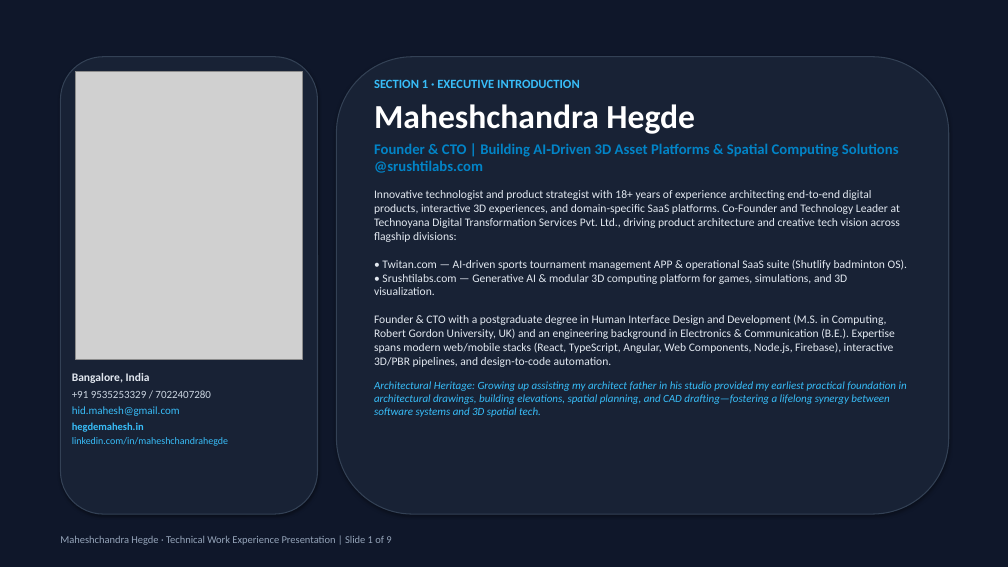
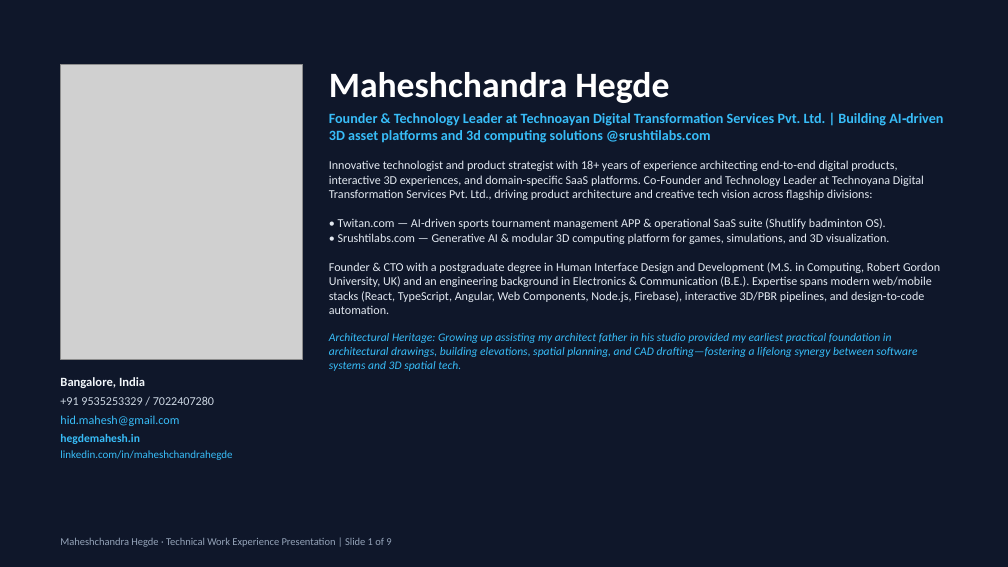
Before and after one commit to hegdemahesh/hegdemahesh.github.io, a slide deck: slide 1 of obayashi_it_presentation/Obayashi_Senior_Manager_IT_Presentation_Maheshchandra_Hegde.pptx. Drawn at 1008x567 pixels with LibreOffice and Linux fonts; fonts in the diff are those of the drawing; grey boxes stand for pictures. Boxes give left, top, right and bottom in pixels: in the first picture for what was removed or moved away, otherwise in the second. Text is boxed around its words. In the diff, an @@ line names an element or a change of style, - is before the commit and + after.

```diff
--- a/obayashi_it_presentation/Obayashi_Senior_Manager_IT_Presentation_Maheshchandra_Hegde.pptx
+++ b/obayashi_it_presentation/Obayashi_Senior_Manager_IT_Presentation_Maheshchandra_Hegde.pptx
@@ rounded rectangle removed at [60,57,318,514] @@
@@ rounded rectangle removed at [337,57,949,514] @@
@@ picture: place and size @@
-picture at [76,72,302,359]
+picture at [60,64,302,359]
@@ text at [329,72,940,371]: size 32 to 34 pt in "Maheshchandra Hegde"; size 11 to 11.5 pt in "Innovative technologist and product strategist with 18+ ..."; size 10.5 to 11 pt in "Architectural Heritage: Growing up assisting my architect ..."; more space between paragraphs @@
@@ text "Maheshchandra Hegde": place and size @@
-text "Maheshchandra Hegde" at [374,79,907,417]
+text "Maheshchandra Hegde" at [329,72,943,371]
@@ text at [374,79,580,88]: paragraph removed @@
-SECTION 1 · EXECUTIVE INTRODUCTION
@@ text at [329,113,943,143]: text changed; size 14 to 13.5 pt; text colour #0284C7 to #38BDF8 @@
-Founder & CTO | Building AI‑Driven 3D Asset Platforms & Spatial Computing Solutions @srushtilabs.com
+Founder & Technology Leader at Technoayan Digital Transformation Services Pvt. Ltd. | Building AI‑driven 3D asset platforms and 3d computing solutions @srushtilabs.com
@@ text "Bangalore, India": place and size @@
-text "Bangalore, India" at [72,373,228,446]
+text "Bangalore, India" at [60,377,232,460]
@@ text "Bangalore, India" at [60,377,232,460]: size 11 to 12 pt, text colour #E2E8F0 to #F1F5F9 in "Bangalore, India"; size 10.5 to 11.5 pt in "+91 9535253329 / 7022407280", "hid.mahesh@gmail.com"; size 10 to 11 pt in "hegdemahesh.in"; size 9.5 to 10.5 pt in "linkedin.com/in/maheshchandrahegde"; more space between paragraphs @@
```
Also in this commit, not shown: 8 other slides changed, 7 other files.
